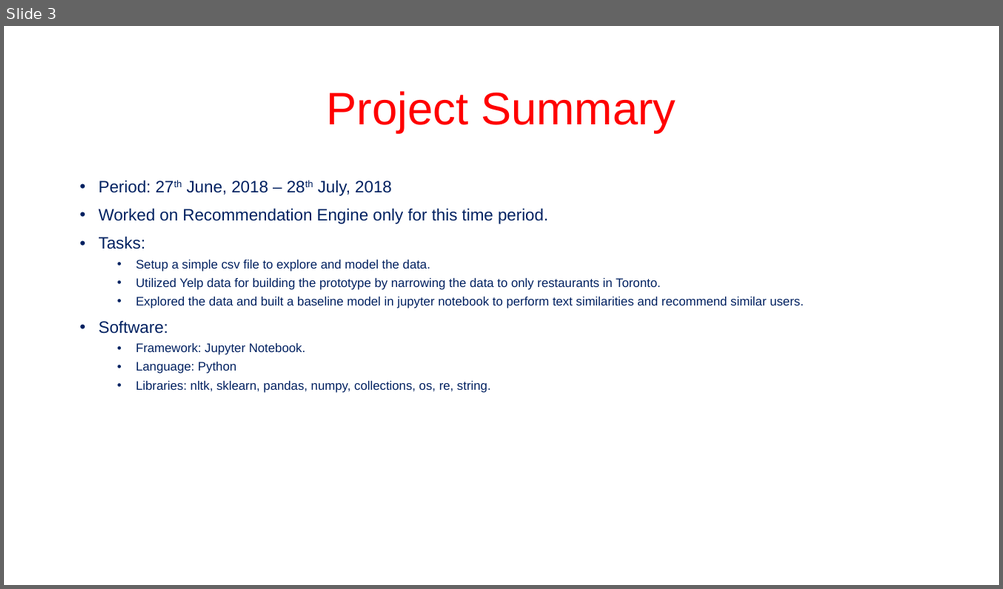
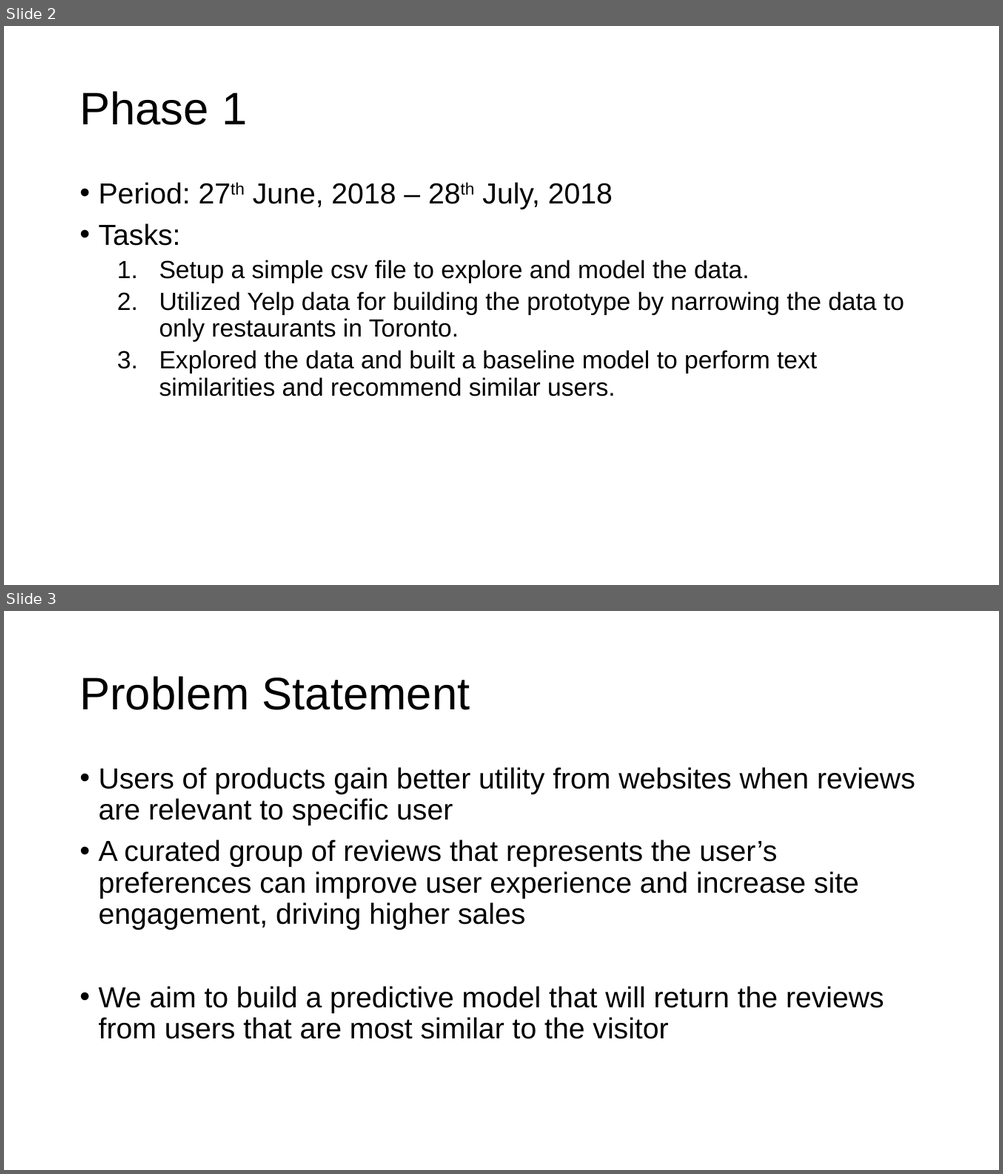
Before and after one commit to methoddatascience/Libra, a slide deck: reviewly/reviewly_libra.pptx. Shown one above the other, each under a label of ours: slide 3 before the commit, slides 2 and 3 after it. The pictures are 1003x589 and 1003x1174 pixels, drawn with LibreOffice and Linux fonts; fonts in the diff are those of the drawing; background and template pictures are left out. Boxes give left, top, right and bottom in pixels: in the first picture for what was removed or moved away, otherwise in the second. Text is boxed around its words. In the diff, an @@ line names an element or a change of style, - is before the commit and + after.

```diff
--- a/reviewly/reviewly_libra.pptx
+++ b/reviewly/reviewly_libra.pptx
@@ slide 3 added at box(4, 611, 999, 1170), background #FFFFFF @@
@@ title added at box(79, 676, 470, 710), 44 pt, text #000000 @@
+Problem Statement
@@ text added at box(99, 767, 915, 1039), 28 pt, text #000000 @@
+• Users of products gain better utility from websites when reviews are relevant to specific user
+• A curated group of reviews that represents the user’s preferences can improve user experience and increase site engagement, driving higher sales
+• We aim to build a predictive model that will return the reviews from users that are most similar to the visitor
@@ what was slide 3 is now slide 2 @@
@@ slide 2 changed as well @@
@@ title at box(79, 91, 247, 125): text changed; text colour #FF0000 to #000000 @@
-Project Summary
+Phase 1
@@ text at box(99, 182, 904, 342): size 16 to 28 pt in "Period: 27th June, 2018 – 28th July, ...", "Tasks:"; text colour #002060 to #000000 in "Period: 27th June, 2018 – 28th July, ...", "Tasks:", "Setup a simple csv file to explore ...", "Utilized Yelp data for building the prototype ..."; size 12 to 24 pt in "Setup a simple csv file to explore ...", "Utilized Yelp data for building the prototype ..."; bullet • to 1. @@
@@ text at box(99, 208, 548, 224): paragraph removed @@
-• Worked on Recommendation Engine only for this time period.
@@ text at box(159, 350, 817, 397): text changed; size 12 to 24 pt; text colour #002060 to #000000 @@
-  • Explored the data and built a baseline model in jupyter notebook to perform text similarities and recommend similar users.
-• Software:
-  • Framework: Jupyter Notebook.
-  • Language: Python
-  • Libraries: nltk, sklearn, pandas, numpy, collections, os, re, string.
+  3. Explored the data and built a baseline model to perform text similarities and recommend similar users.
```
Also in this commit, not shown: 7 other slides changed, 8 other slides added, 1 slide removed.
